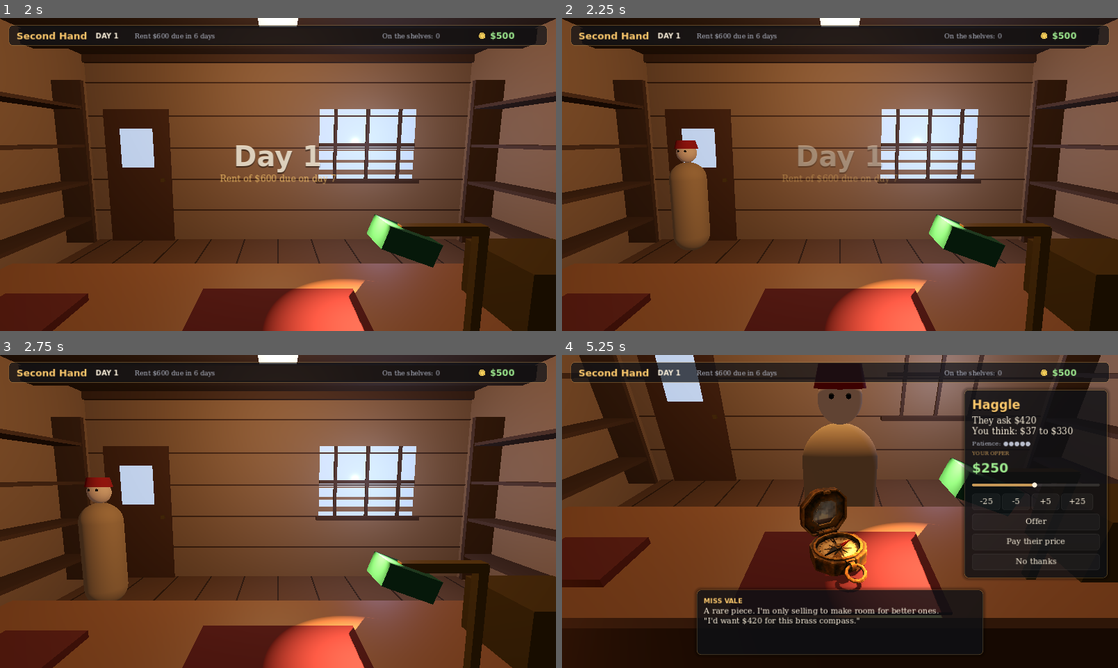
Above: before the commit, frames 1-4 (two rows, left to right).
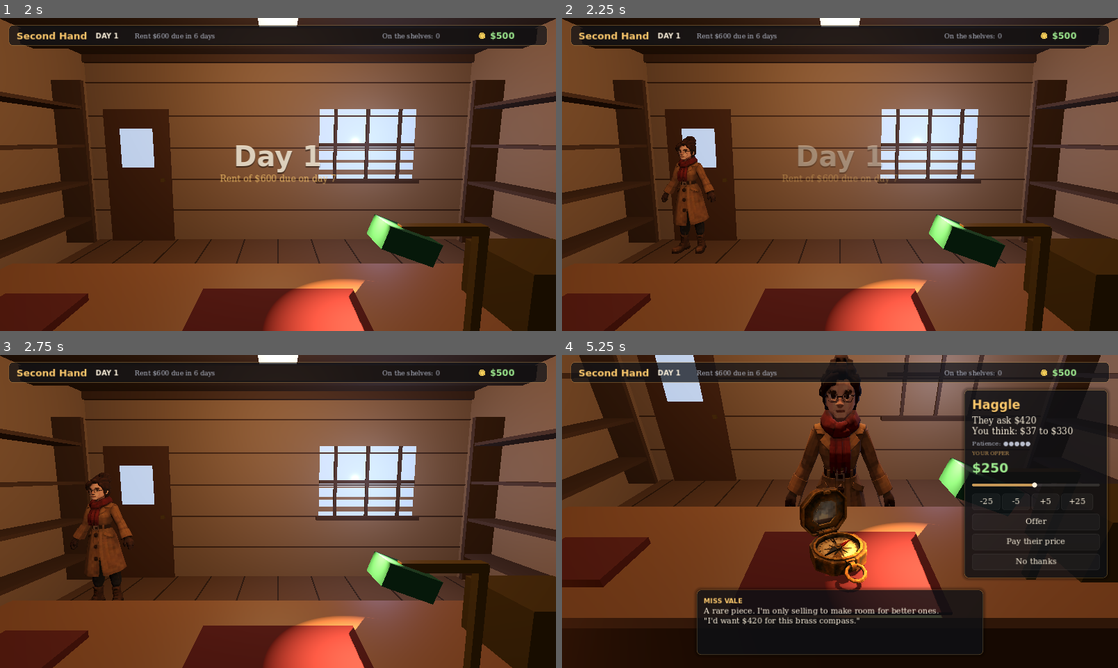
Above: after the commit, the same moments.

Repository: jafetmora79-lab/Second-Hand
Game: Godot game, scene res://main.tscn
The game is run twice, just before and just after one commit, with the same random seed, the same clock (stepped at 60 frames per second) and the same inputs.
Inputs (mouse positions are in pixels of both pictures, inside the frame that each line leads up to):
- Up to frame 1 (2 s): move the mouse to (400, 158) at 0.52 s; click (400, 158) at 0.67 s; tap Enter at 1.25 s; drag from (166, 190) to (250, 237) at 1.27 s
- Up to frame 2 (2.25 s): move the mouse to (895, 105) at 2.02 s; click (895, 105) at 2.17 s
- Up to frame 3 (2.75 s): no input
- Up to frame 4 (5.25 s): drag from (812, 574) to (673, 464) at 2.77 s; move the mouse to (1006, 558) at 3.52 s; click (1006, 558) at 3.67 s; drag from (673, 464) to (756, 433) at 4.27 s; click "Make an offer" at 5 s

Frame 1 is identical in both runs. In frame 2, 1.9% of the frame differs, in the area x 17-28%, y 37-76%; in frame 3, 2.5%; in frame 4, 3.4%, in the area x 40-60%, y 0-49%.

Commit message:
Camera, snow globe, jug, and the first two Meshy customers (Old Amos, Miss Vale)
- Three more objects from the user's concept images (meshy-t2.5, image textures), clues aimed onto their surfaces
- Old Amos the trapper and Miss Vale the collector are Meshy characters (A-pose, ready to rig); they turn to walk in and out and face the counter
- People.play() runs a model's own walk/idle/talk animation when it has one (for the rigged versions), else the stand-in bob
- Web build: 19 MB of game data, 60 fps, no WebGL errors

Co-Authored-By: Claude Sonnet 5.5 <noreply@anthropic.com>

Diff:
--- a/scripts/items.gd
+++ b/scripts/items.gd
@@ -62,31 +62,31 @@
 	"camera": {
 		"name": "Folding camera", "cat": "instruments", "base": 160, "fake_value": 15,
 		"clues": [
-			{"id": "lens", "pos": Vector3(0, 0.0, 0.09), "text": "The lens ring reads \"Tessar 1:4.5\": a good lens.", "mult": 1.4, "label": "TESSAR 1:4.5", "face": "front"},
-			{"id": "bellows", "pos": Vector3(0.04, 0.0, 0.04), "text": "Pinholes in the bellows: light leaks.", "mult": 0.7, "damage": true},
+			{"id": "lens", "from": "front", "at": Vector2(0.0, 0.1), "pos": Vector3(0, 0.0, 0.09), "text": "The lens ring reads \"Tessar 1:4.5\": a good lens.", "mult": 1.4, "label": "TESSAR 1:4.5", "face": "front"},
+			{"id": "bellows", "from": "right", "at": Vector2(0.4, 0.05), "pos": Vector3(0.04, 0.0, 0.04), "text": "Pinholes in the bellows: light leaks.", "mult": 0.7, "damage": true},
 		],
 		"fake_clues": [
-			{"id": "fake_lens", "pos": Vector3(0, 0.0, 0.09), "text": "The lens is plastic under the chrome paint.", "fake": true, "label": "TESSAR?", "face": "front"},
+			{"id": "fake_lens", "from": "front", "at": Vector2(0.0, 0.1), "pos": Vector3(0, 0.0, 0.09), "text": "The lens is plastic under the chrome paint.", "fake": true, "label": "TESSAR?", "face": "front"},
 		],
 	},
 	"snow_globe": {
 		"name": "Snow globe", "cat": "curios", "base": 60, "fake_value": 5,
 		"clues": [
-			{"id": "plate", "pos": Vector3(0, -0.035, 0.05), "text": "The brass plate reads \"Pinecrest 1952\": made here in town.", "mult": 1.7, "label": "PINECREST\n1952", "face": "front"},
-			{"id": "water", "pos": Vector3(0.0, 0.07, 0.0), "text": "An air bubble at the top: some water has leaked out.", "mult": 0.85, "damage": true},
+			{"id": "plate", "from": "front", "at": Vector2(0.0, -0.58), "pos": Vector3(0, -0.035, 0.05), "text": "The brass plate reads \"Pinecrest 1952\": made here in town.", "mult": 1.7, "label": "PINECREST\n1952", "face": "front"},
+			{"id": "water", "from": "top", "at": Vector2(0.0, 0.0), "pos": Vector3(0.0, 0.07, 0.0), "text": "An air bubble at the top: some water has leaked out.", "mult": 0.85, "damage": true},
 		],
 		"fake_clues": [
-			{"id": "fake_plate", "pos": Vector3(0, -0.035, 0.05), "text": "The \"brass\" plate is a sticker.", "fake": true, "label": "PINECREST", "face": "front"},
+			{"id": "fake_plate", "from": "front", "at": Vector2(0.0, -0.58), "pos": Vector3(0, -0.035, 0.05), "text": "The \"brass\" plate is a sticker.", "fake": true, "label": "PINECREST", "face": "front"},
 		],
 	},
 	"jug": {
 		"name": "Stoneware jug", "cat": "household", "base": 55, "fake_value": 6,
 		"clues": [
-			{"id": "crown", "pos": Vector3(0.0, 0.0, 0.075), "text": "A blue crown stamp: the Red Wing pottery, early 1900s.", "mult": 1.9, "label": "♛", "face": "front"},
-			{"id": "chip", "pos": Vector3(0.0, 0.13, 0.02), "text": "A chip on the lip of the neck.", "mult": 0.85, "damage": true},
+			{"id": "crown", "from": "front", "at": Vector2(-0.1, -0.12), "pos": Vector3(0.0, 0.0, 0.075), "text": "A blue crown stamp: the Red Wing pottery, early 1900s.", "mult": 1.9, "label": "♛", "face": "front"},
+			{"id": "chip", "from": "top", "at": Vector2(0.22, 0.0), "pos": Vector3(0.0, 0.13, 0.02), "text": "A chip on the lip of the neck.", "mult": 0.85, "damage": true},
 		],
 		"fake_clues": [
-			{"id": "fake_glaze", "pos": Vector3(0.0, -0.09, 0.0), "text": "The base is unglazed and too clean: a new jug, aged with tea.", "fake": true},
+			{"id": "fake_glaze", "from": "bottom", "at": Vector2(0.0, 0.0), "pos": Vector3(0.0, -0.09, 0.0), "text": "The base is unglazed and too clean: a new jug, aged with tea.", "fake": true},
 		],
 	},
 }
--- a/scripts/main.gd
+++ b/scripts/main.gd
@@ -84,13 +84,19 @@
 	add_child(figure)
 	ui.bell()
 	state = "walking"
+	figure.look_at(Vector3(Shop.DOOR.x, 0, -2.6) + Vector3(0, 0, 0.01), Vector3.UP, true)
+	People.play(figure, "walk")
 	var tw := create_tween()
 	tw.tween_property(figure, "position", Vector3(Shop.DOOR.x, 0, -2.6), 0.9)
+	tw.tween_callback(func() -> void: figure.look_at(Shop.CUSTOMER_SPOT + Vector3(0, 0, 0.01), Vector3.UP, true))
 	tw.tween_property(figure, "position", Shop.CUSTOMER_SPOT, 1.4).set_trans(Tween.TRANS_SINE)
 	tw.tween_callback(_arrived)
 
 func _arrived() -> void:
 	var info: Dictionary = visitor["info"]
+	figure.rotation = Vector3.ZERO                       ## face the counter
+	if not People.play(figure, "idle"):
+		figure.set_meta("bob", true)
 	if visitor["type"] == "seller":
 		var kinds := Items.KINDS.keys()
 		var kind: String = kinds[rng.randi() % kinds.size()]
@@ -132,6 +138,9 @@
 	var f := figure
 	var tw := create_tween()
 	tw.tween_interval(1.2)
+	tw.tween_callback(func() -> void:
+		f.look_at(Vector3(Shop.DOOR.x, 0, -2.6), Vector3.UP, true)
+		People.play(f, "walk"))
 	tw.tween_property(f, "position", Vector3(Shop.DOOR.x, 0, -2.6), 1.3)
 	tw.tween_property(f, "position", Shop.DOOR + Vector3(0, 0, -0.2), 0.8)
 	tw.tween_callback(func() -> void:
@@ -198,7 +207,7 @@
 		cam.transform = cam.transform.interpolate_with(want, clampf(delta * 8.0, 0.0, 1.0))
 	if state == "inspect":
 		_loupe(delta)
-	if figure != null and is_instance_valid(figure) and state in ["talk", "inspect", "haggle", "sell"]:
+	if figure != null and is_instance_valid(figure) and figure.has_meta("bob") and state in ["talk", "inspect", "haggle", "sell"]:
 		figure.position.y = absf(sin(Time.get_ticks_msec() * 0.002)) * 0.01          ## a little breathing bob
 
 ## Where the loupe (the mouse) points on the object; resting on a hidden detail long enough reveals it.
--- a/scripts/people.gd
+++ b/scripts/people.gd
@@ -99,3 +99,18 @@
 		eye.position = Vector3(ex, h * 0.875, 0.115)
 		root.add_child(eye)
 	return root
+
+## Plays the figure's own animation whose name contains `what` ("walk", "idle", "talk", "wave"...), looping, if its model has one
+## (Meshy rigged and animated models carry an AnimationPlayer). Returns false when there is none, so the stand-in bob is used.
+static func play(figure: Node, what: String) -> bool:
+	if figure == null or not is_instance_valid(figure):
+		return false
+	for ap in figure.find_children("*", "AnimationPlayer", true, false):
+		var player := ap as AnimationPlayer
+		for anim_name in player.get_animation_list():
+			if String(anim_name).to_lower().contains(what):
+				var a := player.get_animation(anim_name)
+				a.loop_mode = Animation.LOOP_LINEAR if what in ["walk", "idle", "run"] else Animation.LOOP_NONE
+				player.play(anim_name, 0.25)
+				return true
+	return false
--- a/tests/item_shots.gd
+++ b/tests/item_shots.gd
@@ -13,7 +13,7 @@
 	var g: Node3D = (load("res://main.tscn") as PackedScene).instantiate()
 	root.add_child(g)
 	await wait(7.0)
-	for kind in ["music_box", "pocket_watch", "carved_bear", "compass", "lantern"]:
+	for kind in Items.KINDS.keys():
 		var k: Dictionary = Items.KINDS[kind]
 		var clues: Array = []
 		for c: Dictionary in k["clues"]:
--- a/tests/model_sheet.gd
+++ b/tests/model_sheet.gd
@@ -19,7 +19,7 @@
 	cam.fov = 35
 	root.add_child(cam)
 	cam.current = true
-	for kind in ["music_box", "pocket_watch", "carved_bear", "compass", "lantern"]:
+	for kind in (OS.get_environment("KINDS").split(",") if OS.get_environment("KINDS") != "" else ["music_box", "pocket_watch", "carved_bear", "compass", "lantern"]):
 		var holder := Node3D.new()
 		root.add_child(holder)
 		var m := (load("res://assets/items/%s.glb" % kind) as PackedScene).instantiate() as Node3D
--- /dev/null
+++ b/tests/people_shots.gd
@@ -0,0 +1,24 @@
+extends SceneTree
+## Each Meshy customer at the counter, seen from behind it.
+func _initialize() -> void:
+	call_deferred("run")
+func wait(t: float) -> void:
+	var end := Time.get_ticks_msec() + int(t * 1000.0)
+	while Time.get_ticks_msec() < end:
+		await process_frame
+func run() -> void:
+	var g: Node3D = (load("res://main.tscn") as PackedScene).instantiate()
+	root.add_child(g)
+	await wait(7.0)
+	for id in ["trapper", "collector"]:
+		if g.figure != null:
+			g.figure.queue_free()
+		var info: Dictionary = People.FOLK[id]
+		g.figure = People.figure(info, id)
+		g.figure.position = Shop.CUSTOMER_SPOT
+		g.add_child(g.figure)
+		g._shop_view(true)
+		await wait(0.8)
+		await RenderingServer.frame_post_draw
+		root.get_viewport().get_texture().get_image().save_png("res://tools/shots/p_%s.png" % id)
+	quit()
Binary file added: assets/items/camera.glb
Not shown, added: assets/items/camera.glb.import
Binary file added: assets/items/camera_0.png
Not shown, added: assets/items/camera_0.png.import
Binary file added: assets/items/jug.glb
Not shown, added: assets/items/jug.glb.import
Binary file added: assets/items/jug_0.png
Not shown, added: assets/items/jug_0.png.import
Binary file added: assets/items/snow_globe.glb
Not shown, added: assets/items/snow_globe.glb.import
Binary file added: assets/items/snow_globe_0.png
Not shown, added: assets/items/snow_globe_0.png.import
(and 21 more such lines)
